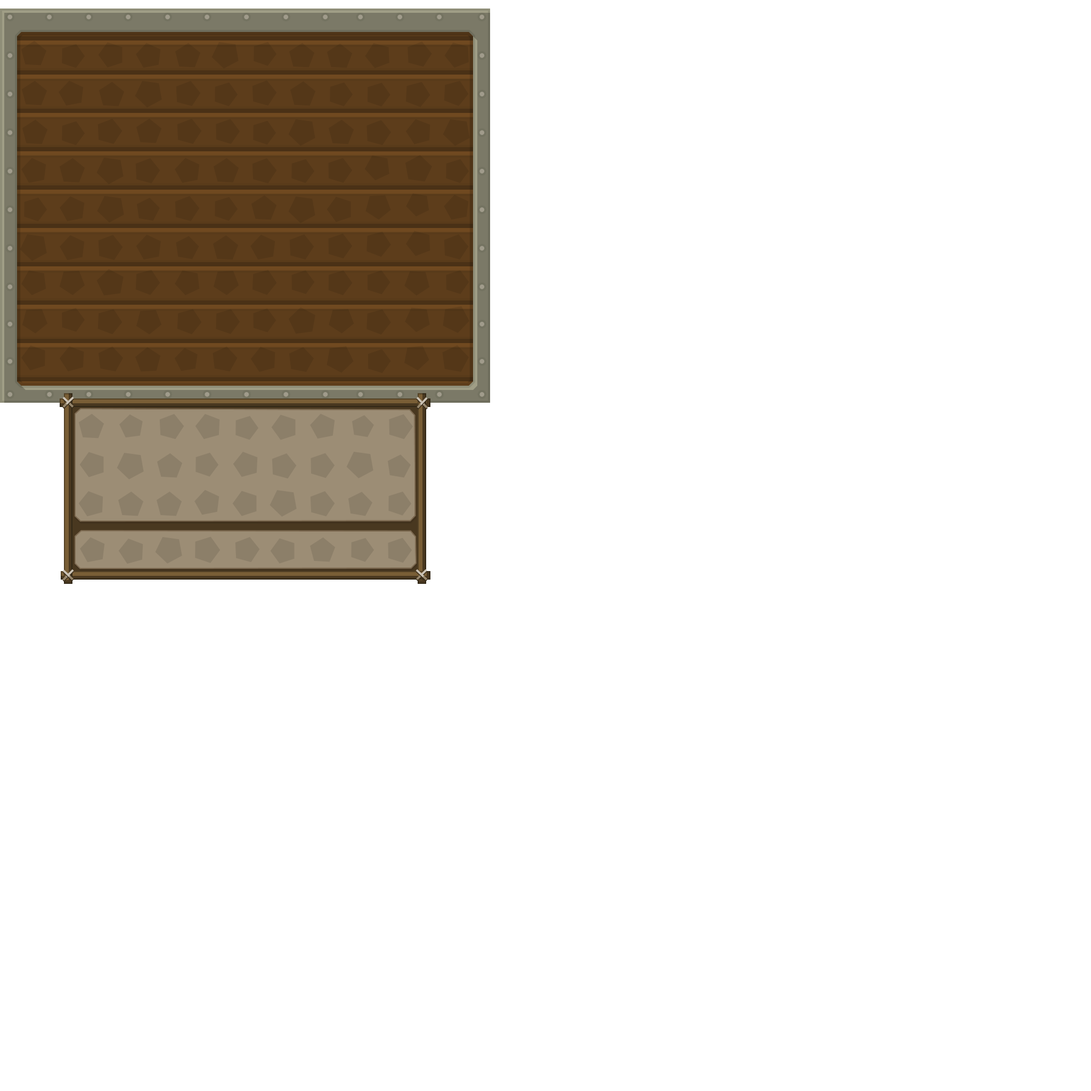
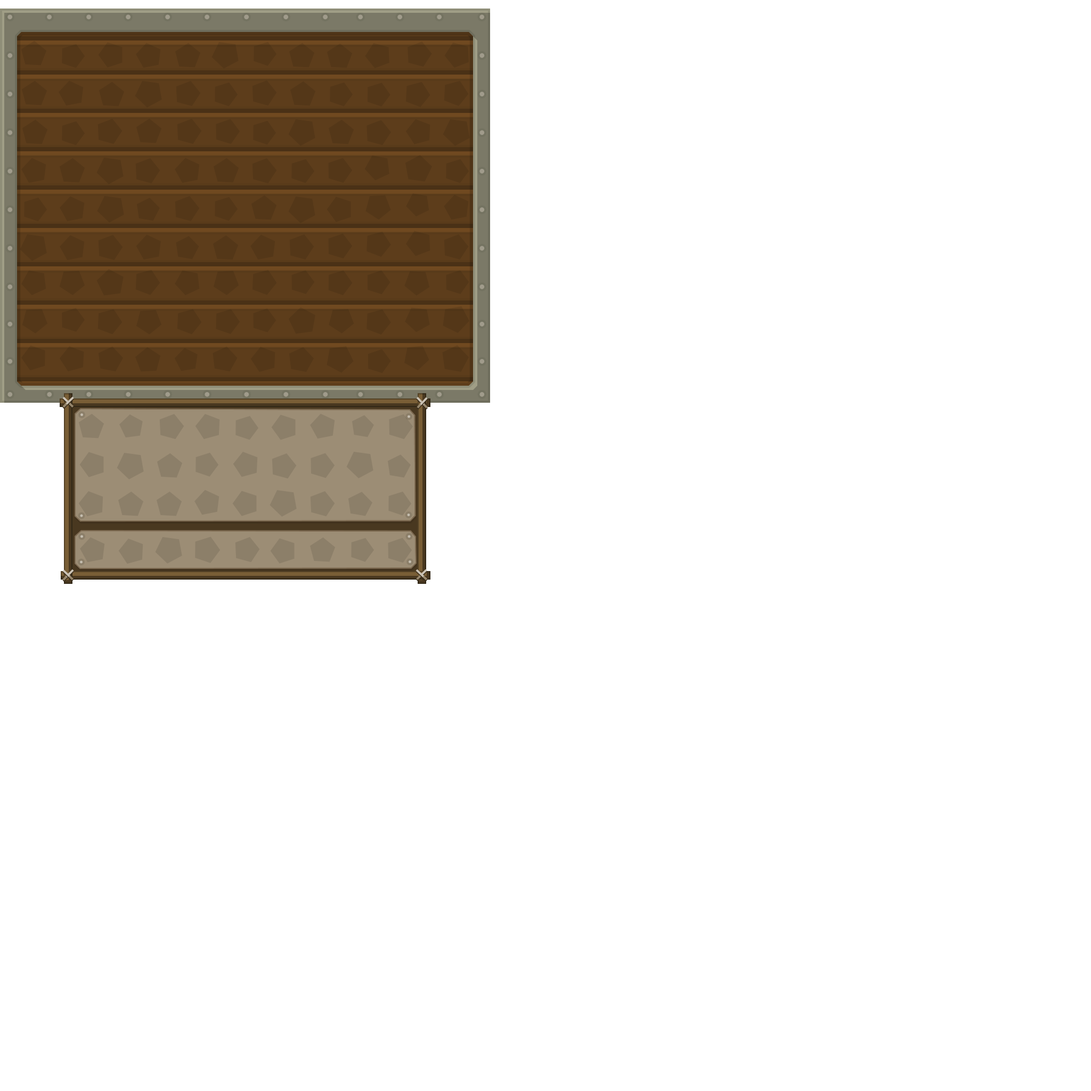
Before/after of a 1091×1091 layered artwork. What changed in the layer stack:
added layer "Forme 21" in group "inventaire" over left=79, top=413, right=412, bottom=564
painted on "Forme 20", unmasked it over left=77, top=411, right=414, bottom=565
painted on "Forme 19", unmasked it over left=77, top=411, right=414, bottom=567
painted on "Forme 14", unmasked it over left=77, top=411, right=414, bottom=567
